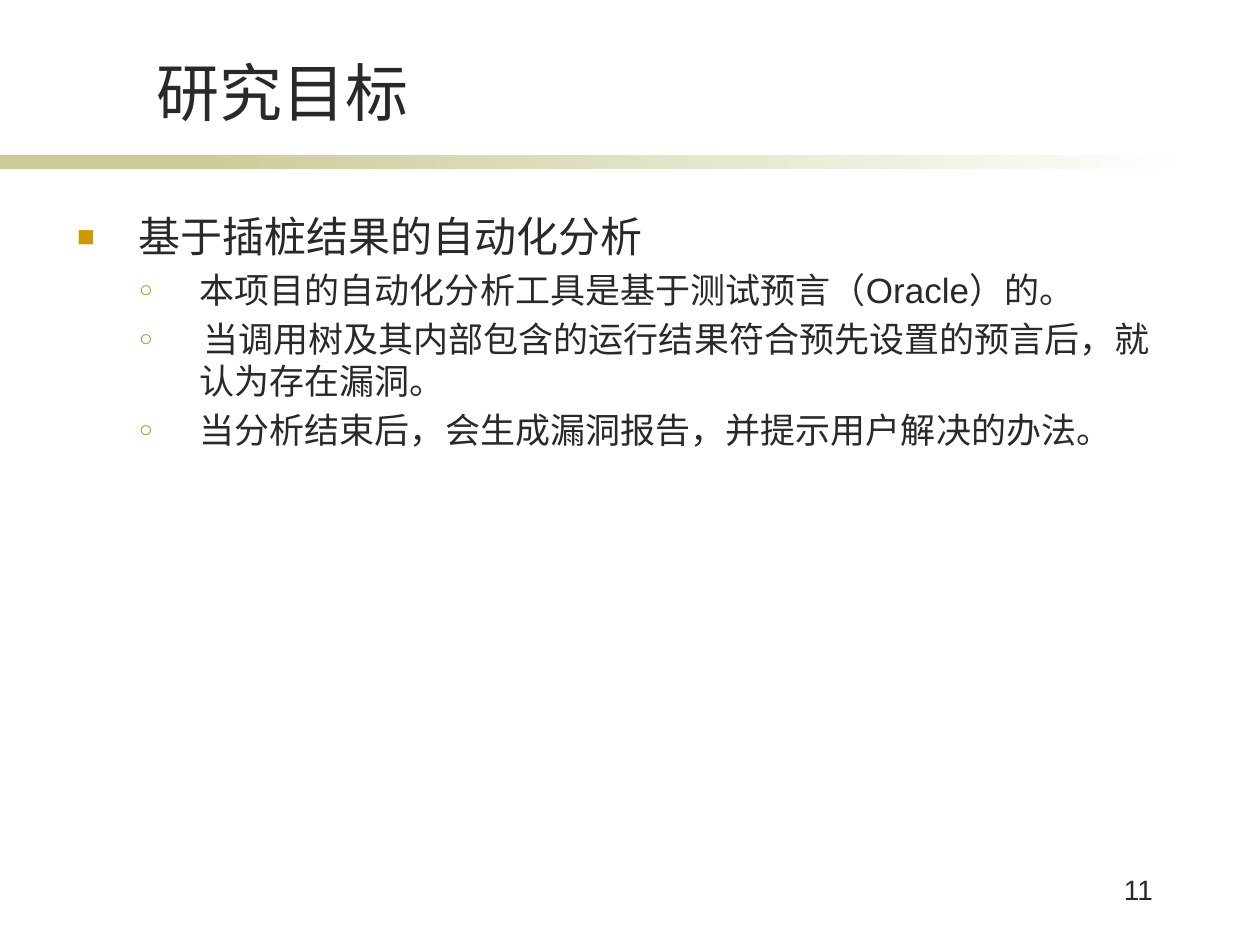
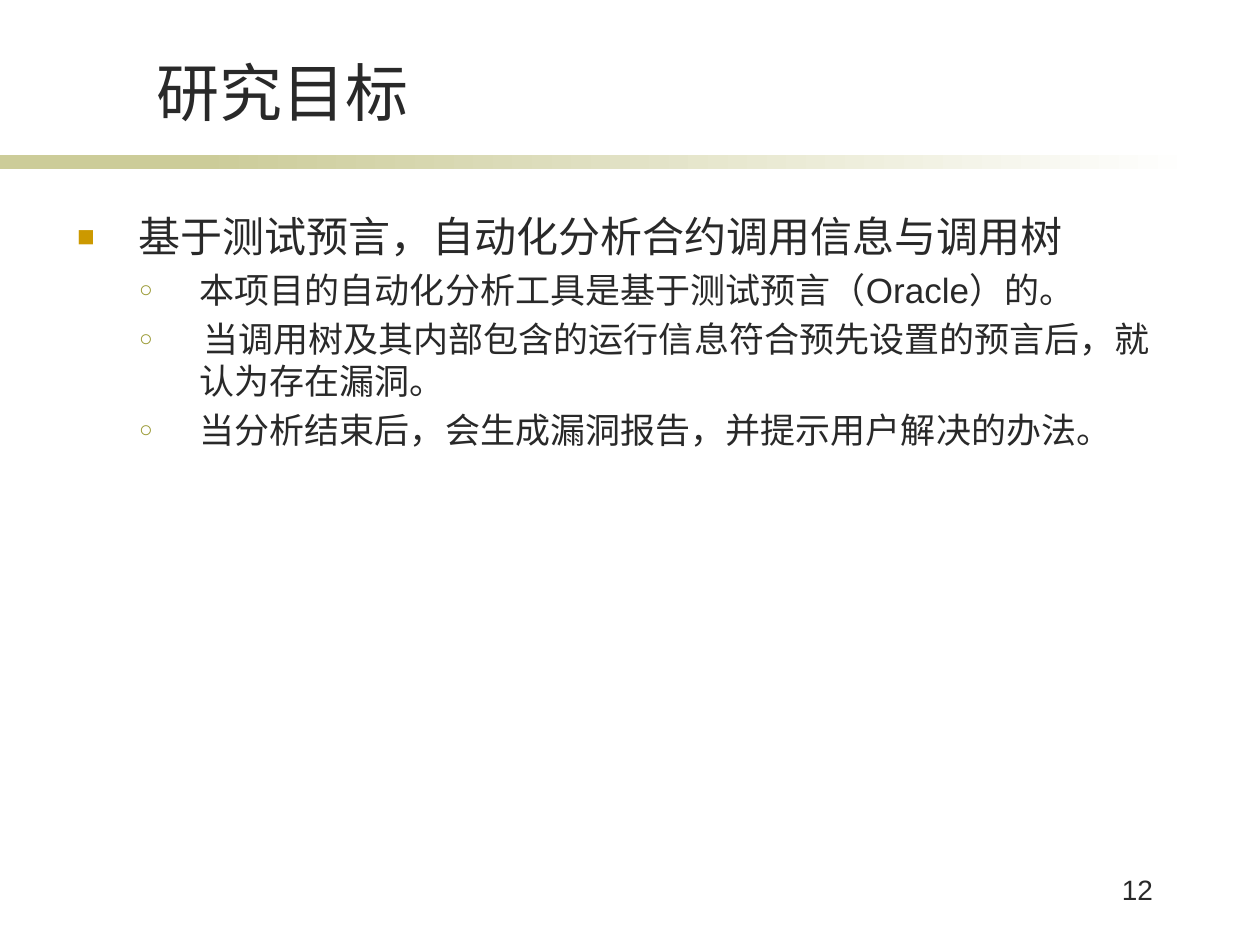
Before and after one commit to Chirachiino/ChainHacker, a slide deck: slide 12 of pre.pptx (slide 11 before the commit). Drawn at 1260x945 pixels with LibreOffice and Linux fonts; fonts in the diff are those of the drawing; background and template pictures are left out. Boxes give left, top, right and bottom in pixels: in the first picture for what was removed or moved away, otherwise in the second. Text is boxed around its words. In the diff, an @@ line names an element or a change of style, - is before the commit and + after.

```diff
--- a/pre.pptx
+++ b/pre.pptx
@@ text at bbox=[139, 216, 1063, 257]: text changed @@
-■ 基于插桩结果的自动化分析
+■ 基于测试预言，自动化分析合约调用信息与调用树
@@ text at bbox=[200, 322, 1150, 397]: text changed @@
-  ○ 当调用树及其内部包含的运行结果符合预先设置的预言后，就认为存在漏洞。
+  ○ 当调用树及其内部包含的运行信息符合预先设置的预言后，就认为存在漏洞。
@@ page number at bbox=[1122, 880, 1153, 900]: text changed @@
-11
+12
```
Also in this commit, not shown: 11 other slides changed, 17 slides added, 2 slides removed, 9 other files.
